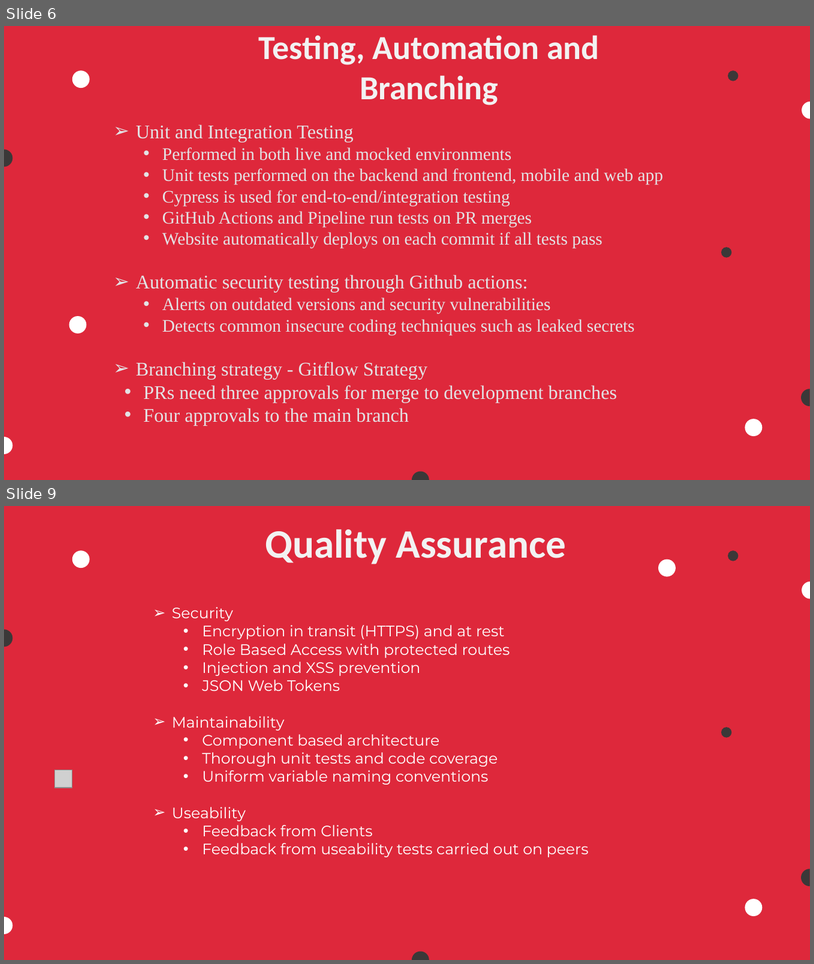
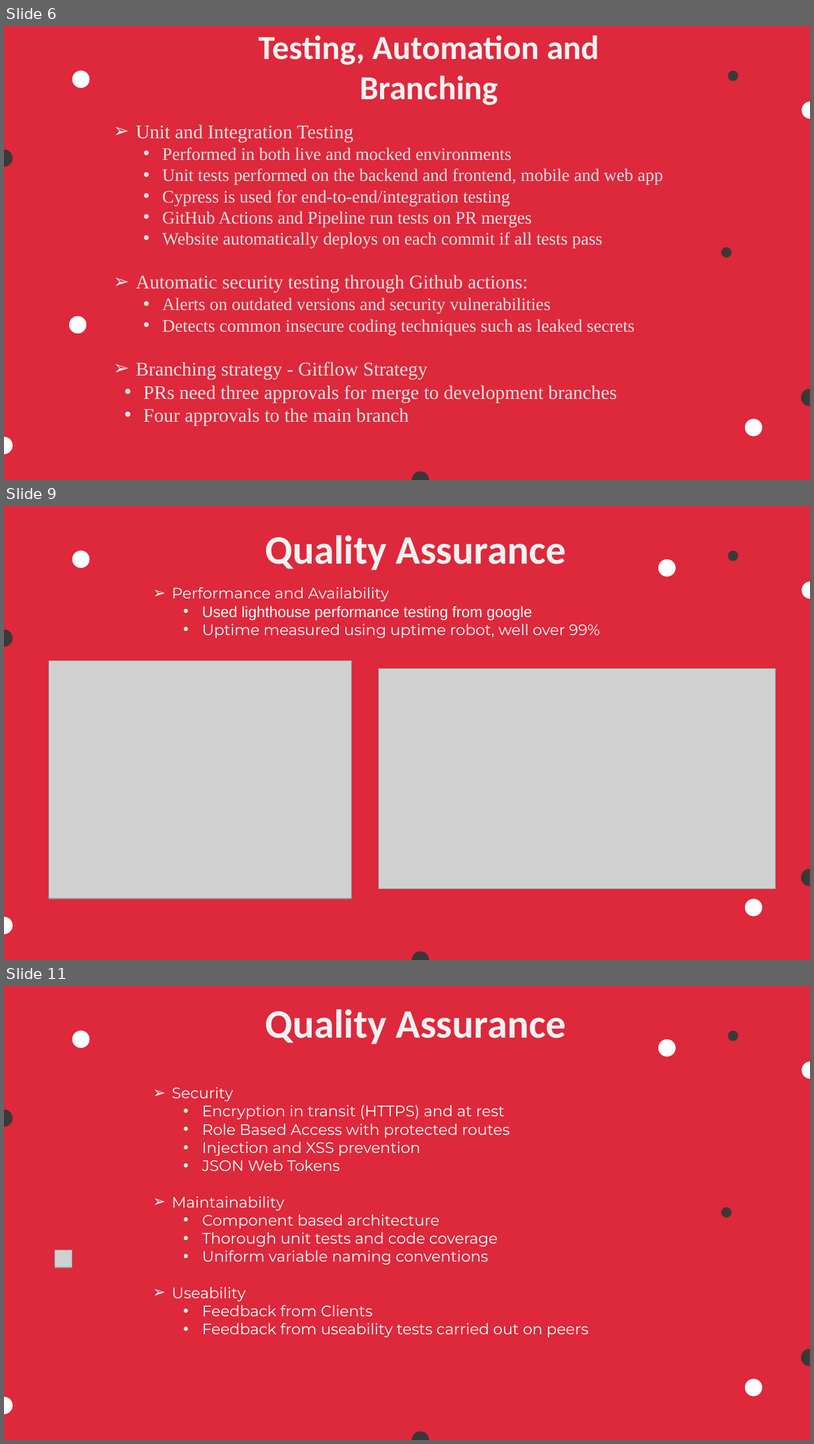
Before and after one commit to COS301-SE-2023/Pronto, a slide deck: Documentation/Demo 4 documents/Demo 4 Slideshow.pptx. Shown one above the other, each under a label of ours: slides 6 and 9 before the commit, slides 6, 9 and 11 after it; the slides between them are not shown. The pictures are 814x964 and 814x1444 pixels, drawn with LibreOffice and Linux fonts; fonts in the diff are those of the drawing; grey boxes stand for pictures; background and template pictures are left out. Boxes give left, top, right and bottom in pixels: in the first picture for what was removed or moved away, otherwise in the second. Text is boxed around its words. In the diff, an @@ line names an element or a change of style, - is before the commit and + after.

Commit message:
Updated slideshow and testing policy

```diff
--- a/Documentation/Demo 4 documents/Demo 4 Slideshow.pptx
+++ b/Documentation/Demo 4 documents/Demo 4 Slideshow.pptx
@@ slide 9 added at bbox=[4, 506, 810, 960], background #DE283B @@
@@ text added at bbox=[265, 535, 566, 570], 48 pt, text #F2F2F2, bold @@
+Quality Assurance
@@ ellipse added at bbox=[72, 551, 90, 568], fill #FFFFFF @@
@@ ellipse added at bbox=[659, 559, 676, 577], fill #FFFFFF @@
@@ ellipse added at bbox=[728, 551, 738, 561], fill #3B3838 @@
@@ text added at bbox=[172, 587, 600, 638], 18 pt, text #FFFFFF @@
+➢ Performance and Availability
+  • Used lighthouse performance testing from google
+  • Uptime measured using uptime robot, well over 99%
@@ freeform shape added at bbox=[803, 582, 810, 599], fill #FFFFFF @@
@@ freeform shape added at bbox=[4, 630, 12, 647], fill #3B3838 @@
@@ picture added at bbox=[49, 660, 352, 898] @@
@@ picture added at bbox=[379, 669, 777, 889] @@
@@ freeform shape added at bbox=[802, 868, 810, 886], fill #3B3838 @@
@@ ellipse added at bbox=[746, 898, 763, 916], fill #FFFFFF @@
@@ freeform shape added at bbox=[4, 917, 12, 934], fill #FFFFFF @@
@@ freeform shape added at bbox=[412, 951, 429, 960], fill #3B3838 @@
@@ what was slide 9 is now slide 11 @@
```
Also in this commit, not shown: 5 slides changed, 1 other slide added, 1 other file.
